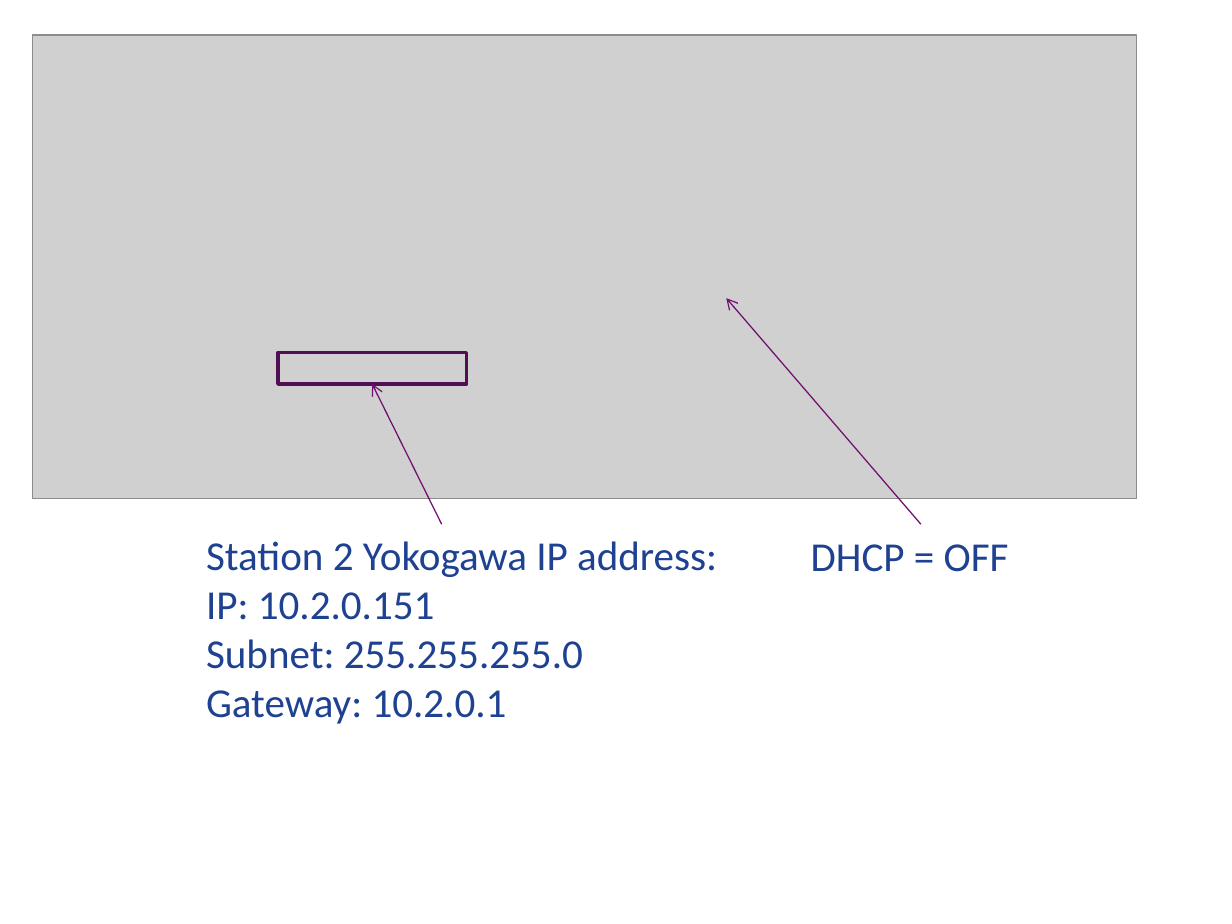
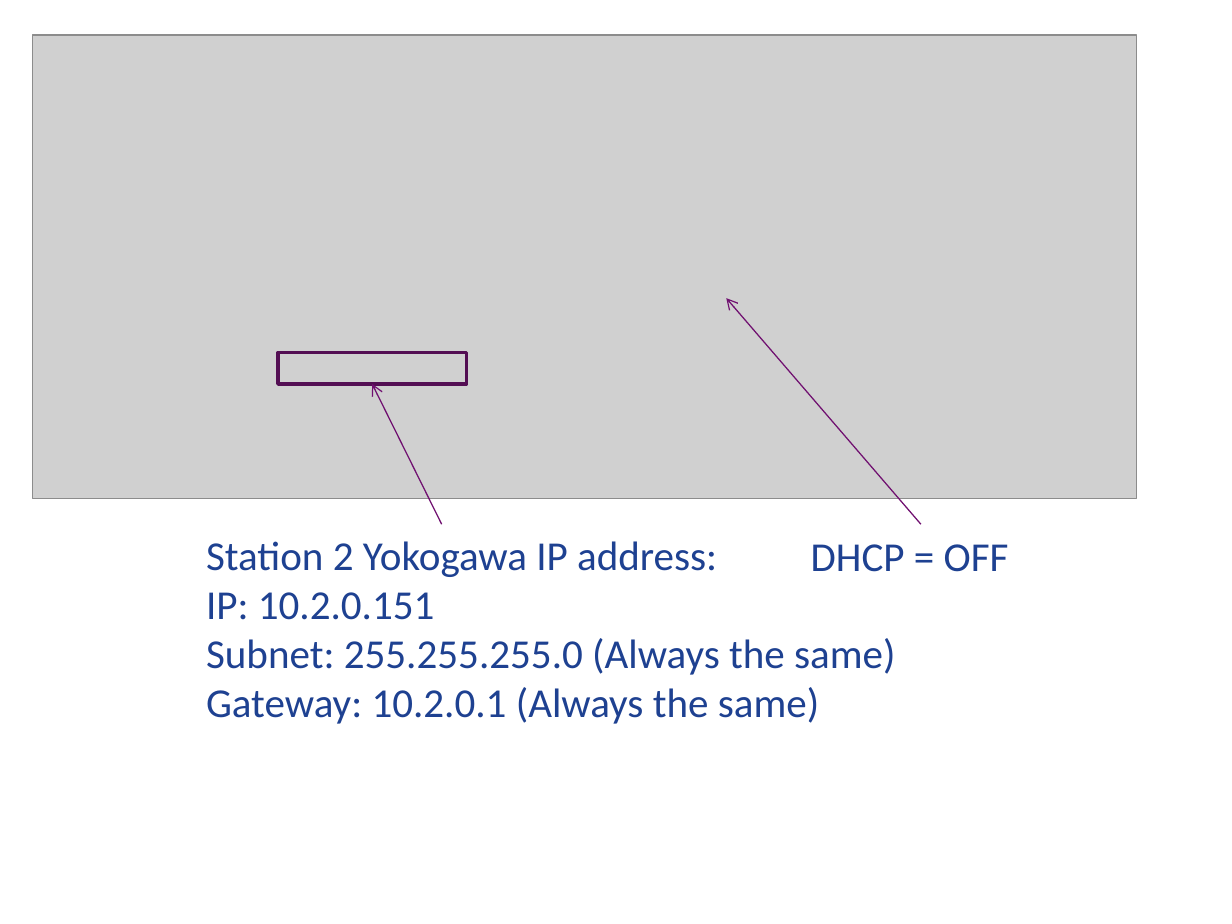
Before and after one commit to 220038920/Technology-Lab, a slide deck: slide 1 of NI-2010/Drivers/Yokogawa WT300 Series/Documentation/Set IP.pptx. Drawn at 1232x924 pixels with LibreOffice and Linux fonts; fonts in the diff are those of the drawing; grey boxes stand for pictures; background and template pictures are left out. Boxes give left, top, right and bottom in pixels: in the first picture for what was removed or moved away, otherwise in the second. Text is boxed around its words. In the diff, an @@ line names an element or a change of style, - is before the commit and + after.

```diff
--- a/NI-2010/Drivers/Yokogawa WT300 Series/Documentation/Set IP.pptx
+++ b/NI-2010/Drivers/Yokogawa WT300 Series/Documentation/Set IP.pptx
@@ text at [206,638,895,724]: text changed @@
-Subnet: 255.255.255.0
-Gateway: 10.2.0.1
+Subnet: 255.255.255.0 (Always the same)
+Gateway: 10.2.0.1 (Always the same)
```
Also in this commit, not shown: 1 slide added, 11 other files.
